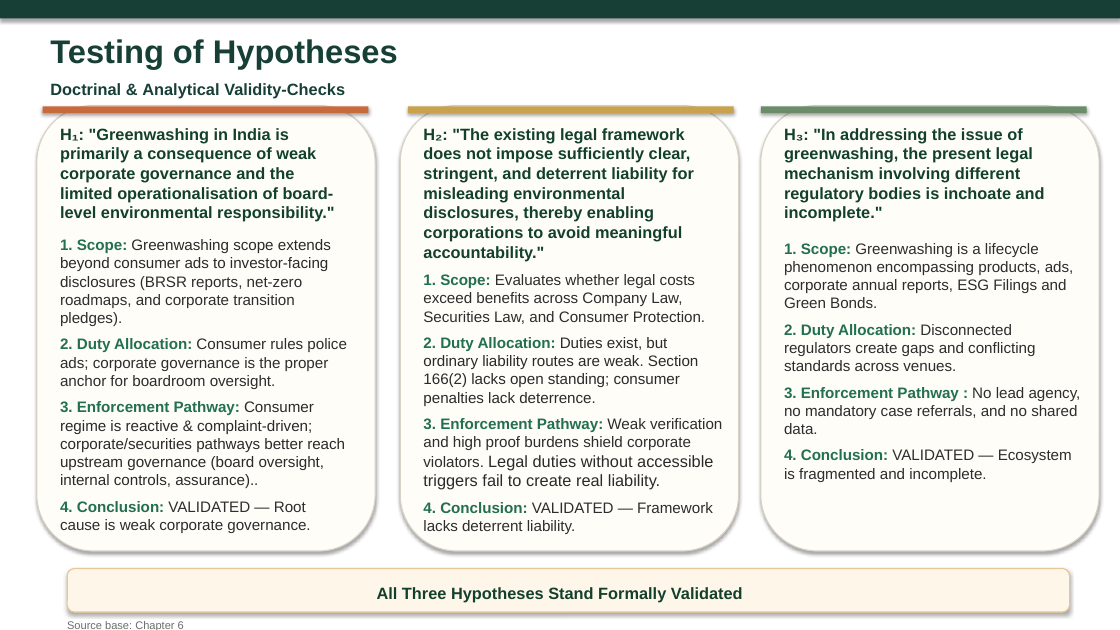
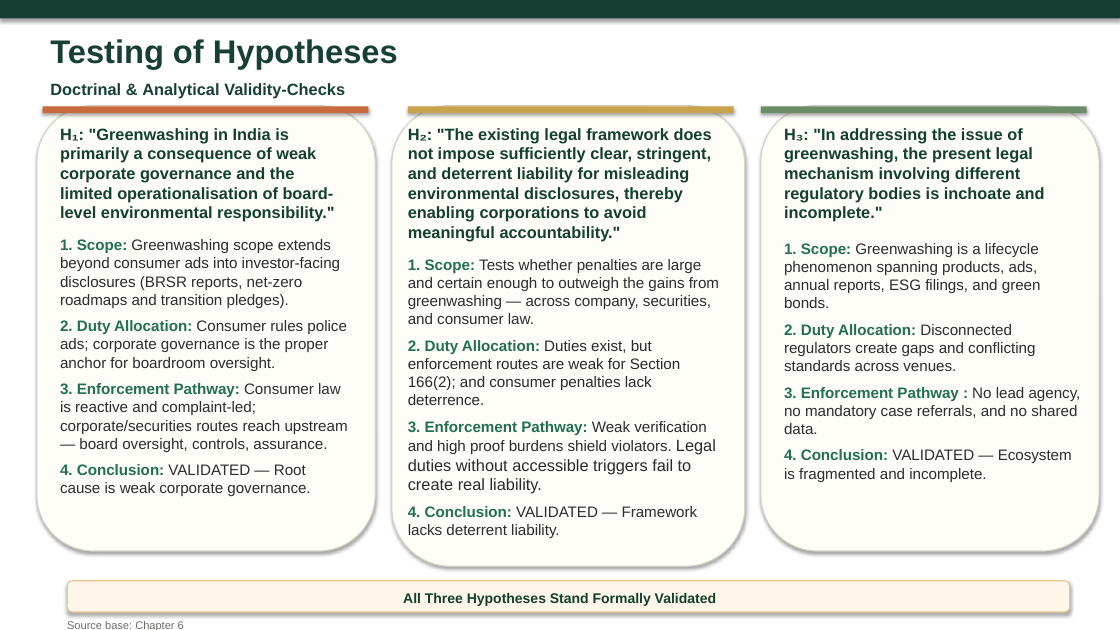
Before and after one commit to atul516/Final-VIva, a slide deck: slide 21 of Thesis Defence Presentation Final.pptx. Drawn at 1120x630 pixels with LibreOffice and Linux fonts; fonts in the diff are those of the drawing. Boxes give left, top, right and bottom in pixels: in the first picture for what was removed or moved away, otherwise in the second. Text is boxed around its words. In the diff, an @@ line names an element or a change of style, - is before the commit and + after.

Commit message:
Edit

```diff
--- a/Thesis Defence Presentation Final.pptx
+++ b/Thesis Defence Presentation Final.pptx
@@ rounded rectangle: place and size @@
-rounded rectangle at [400,106,739,551]
+rounded rectangle at [392,106,744,566]
@@ text "H₂: "The existing legal framework ..." rewrapped from [423,128,694,261] to [408,128,712,242] @@
@@ text at [60,239,340,308]: text changed @@
-1. Scope: Greenwashing scope extends beyond consumer ads to investor-facing disclosures (BRSR reports, net-zero roadmaps, and corporate transition pledges).
+1. Scope: Greenwashing scope extends beyond consumer ads into investor-facing disclosures (BRSR reports, net-zero roadmaps and transition pledges).
@@ text at [408,259,719,494]: text changed; text colour #2A2A2A to #2D2D2D @@
-1. Scope: Evaluates whether legal costs exceed benefits across Company Law, Securities Law, and Consumer Protection.
-2. Duty Allocation: Duties exist, but ordinary liability routes are weak. Section 166(2) lacks open standing; consumer penalties lack deterrence.
-3. Enforcement Pathway: Weak verification and high proof burdens shield corporate violators. Legal duties without accessible triggers fail to create real liability.
+1. Scope: Tests whether penalties are large and certain enough to outweigh the gains from greenwashing — across company, securities, and consumer law.
+2. Duty Allocation: Duties exist, but enforcement routes are weak for Section 166(2); and consumer penalties lack deterrence.
+3. Enforcement Pathway: Weak verification and high proof burdens shield violators. Legal duties without accessible triggers fail to create real liability.
@@ text "1. Scope: Tests whether penalties ...": place and size @@
-text "1. Scope: Tests whether penalties ..." at [423,274,722,534]
+text "1. Scope: Tests whether penalties ..." at [408,259,719,538]
@@ text at [784,243,1041,308]: text changed @@
-1. Scope: Greenwashing is a lifecycle phenomenon encompassing products, ads, corporate annual reports, ESG Filings and Green Bonds.
+1. Scope: Greenwashing is a lifecycle phenomenon spanning products, ads, annual reports, ESG filings, and green bonds.
@@ text at [60,383,348,452]: text changed; text colour #2A2A2A to #2D2D2D @@
-3. Enforcement Pathway: Consumer regime is reactive & complaint-driven; corporate/securities pathways better reach upstream governance (board oversight, internal controls, assurance)..
+3. Enforcement Pathway: Consumer law is reactive and complaint-led; corporate/securities routes reach upstream — board oversight, controls, assurance.
@@ rounded rectangle: place and size @@
-rounded rectangle at [67,569,1070,613]
+rounded rectangle at [67,581,1070,612]
@@ text "All Three Hypotheses Stand Formally ...": place and size @@
-text "All Three Hypotheses Stand Formally ..." at [377,587,743,602]
+text "All Three Hypotheses Stand Formally ..." at [403,593,716,606]
@@ text "All Three Hypotheses Stand Formally ..." at [403,593,716,606]: size 14 to 12 pt @@
```
